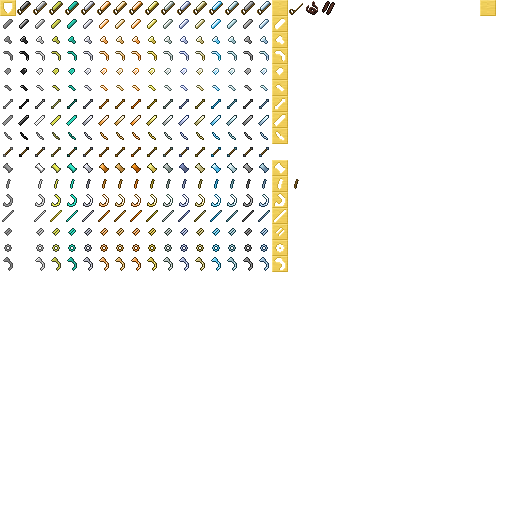
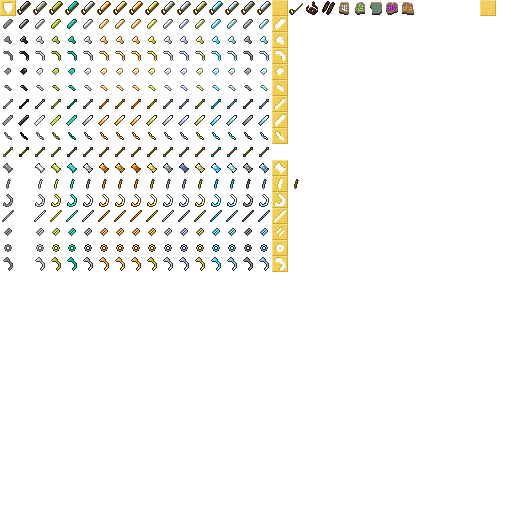
Before/after of a 512 x 512 layered artwork. What changed in the layer stack:
painted on "Flint" over [339, 2, 414, 15]
